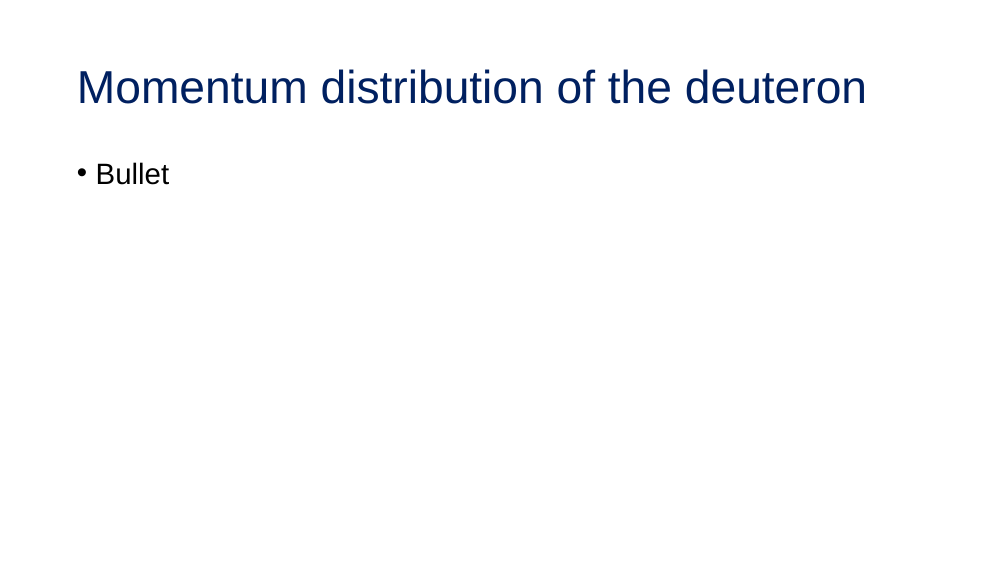
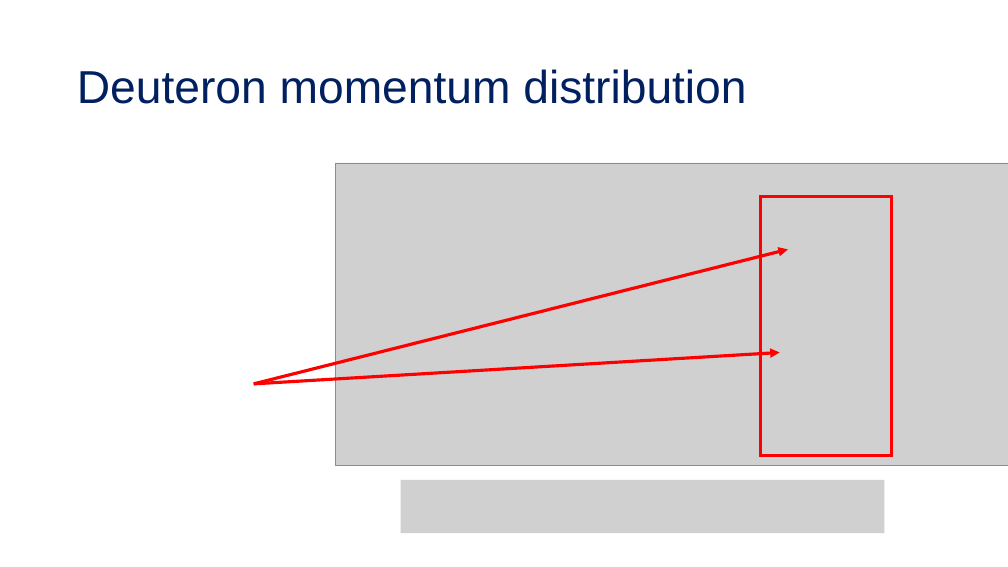
Before and after one commit to tropiano4/tropiano-srg, a slide deck: slide 18 of Presentations/DNP_October2020/tropiano_dnp_october2020.pptx (slide 17 before the commit). Drawn at 1008x567 pixels with LibreOffice and Linux fonts; fonts in the diff are those of the drawing; grey boxes stand for pictures. Boxes give left, top, right and bottom in pixels: in the first picture for what was removed or moved away, otherwise in the second. Text is boxed around its words. In the diff, an @@ line names an element or a change of style, - is before the commit and + after.

```diff
--- a/Presentations/DNP_October2020/tropiano_dnp_october2020.pptx
+++ b/Presentations/DNP_October2020/tropiano_dnp_october2020.pptx
@@ title at [77, 69, 746, 104]: text changed @@
-Momentum distribution of the deuteron
+Deuteron momentum distribution
@@ text removed at [96, 162, 169, 185] @@
-• Bullet
@@ picture added at [336, 163, 1008, 466] @@
@@ rectangle added at [761, 197, 892, 455], outline #FF0000 3 pt @@
@@ arrow added from (254, 384) to (788, 250), #FF0000 3 pt @@
@@ arrow added from (254, 384) to (780, 352), #FF0000 3 pt @@
@@ picture added at [401, 480, 885, 533] @@
```
Also in this commit, not shown: 6 other slides changed, 12 slides added, 15 slides removed.
